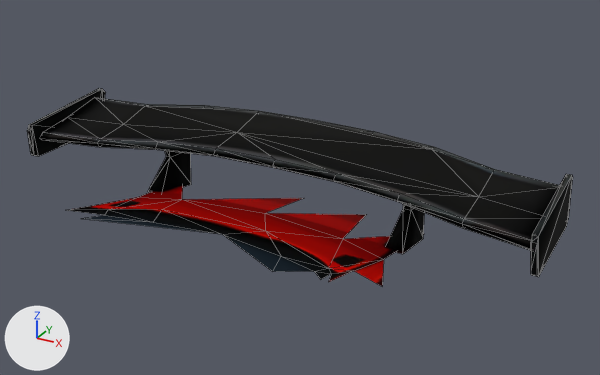
Two versions of the glTF model public/models/parts/blitz-rear_spoiler.glb, one commit apart.
The view is the same before and after, from a camera (50 mm lens) standing at (1.079, -1.697, 1.022) and looking at (0.107, 0.07, 0.138). Lighting does not change. The marker at lower left points along +X, +Y and +Z. The picture after the commit comes second. Mesh edges are drawn as thin lines. Vertices at exactly the same position are counted once.

Objects in the first picture: 'Root'.
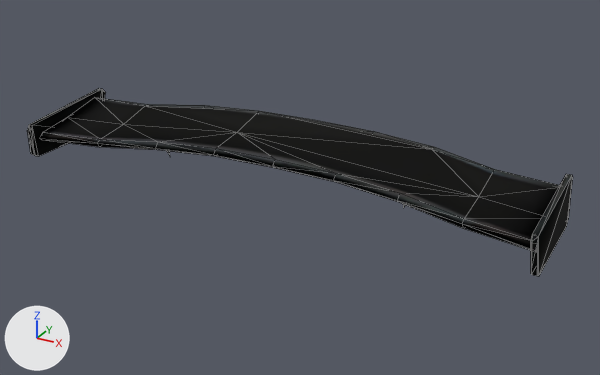
The newer file is also turned or shifted as a whole; pictures and numbers use the older file's frame.

Scene script edits in JSON lines:
```json
{"block": "me_mesh", "where": "# used by ob_root; location = (0.0, 0.0, 0.0)"}
{"block": "me_mesh", "where": "# verts and faces of me_mesh; kept vertices keep their numbers, new ones are numbered from 143"}
{"block": "me_mesh", "where": "# before: 0 (-0.76, -0.02, 0.09) at pixel (35, 155), 1 (-0.76, -0.03, 0.1) at pixel (31, 154), 2 (-0.76, -0.04, 0.11) at pixel (30, 153), 3 (-0.75, -0.03, 0.1) at pixel (34, 155), 5 (-0.74, -0.04, 0.11) at pixel (34, 154)"}
{"block": "me_mesh", "where": "# before: 6 (-0.75, -0.05, 0.19) at pixel (27, 130), 7 (-0.75, -0.02, 0.09) at pixel (38, 156)"}
{"block": "me_mesh", "where": "# before: 126 (0.75, -0.04, 0.11) at pixel (530, 273), 127 (0.75, -0.03, 0.1) at pixel (531, 274), 128 (0.76, -0.04, 0.11) at pixel (537, 275), 129 (0.74, -0.04, 0.2) at pixel (532, 234), 130 (0.76, -0.05, 0.19) at pixel (537, 243)"}
{"block": "me_mesh", "where": "# before: 132 (0.76, -0.03, 0.1) at pixel (537, 276), 133 (0.76, -0.02, 0.09) at pixel (538, 276)"}
{"op": "remove", "block": "me_mesh", "code": "me_mesh.from_pydata(...)  # 143 vertices, 240 faces; spans x -0.76..0.76, y -0.35..0.35, z 0.0..0.23"}
{"op": "add", "block": "me_mesh", "code": "me_mesh.from_pydata(...)  # 103 vertices, 166 faces; spans x -0.76..0.76, y -0.05..0.35, z 0.09..0.23"}
{"block": "me_mesh", "change": "me_mesh part 1: the loose piece of 26 vertices spanning x -0.4..0.45, y -0.35..0.29, z 0.0..0.14 is deleted"}
{"block": "me_mesh", "change": "me_mesh part 2"}
{"op": "add", "block": "me_mesh", "code": "delete_vertices([1])  # with the faces that use them"}
{"op": "add", "block": "me_mesh", "code": "delete_faces([(2, 3, 5), (2, 5, 6), (3, 7, 5)])"}
{"block": "me_mesh", "change": "me_mesh part 3"}
{"block": "me_mesh", "change": "6 vertices are removed from x -0.4..-0.35, y 0.06..0.27, z 0.0..0.11"}
{"block": "me_mesh", "change": "16 faces are deleted"}
{"block": "me_mesh", "change": "me_mesh part 4"}
{"block": "me_mesh", "change": "6 vertices are removed from x 0.36..0.41, y 0.06..0.27, z 0.0..0.11"}
{"block": "me_mesh", "change": "16 faces are deleted"}
{"block": "me_mesh", "change": "me_mesh part 5"}
{"op": "add", "block": "me_mesh", "code": "delete_vertices([132])  # with the faces that use them"}
{"op": "add", "block": "me_mesh", "code": "delete_faces([(126, 127, 128), (126, 129, 127), (126, 128, 130)])"}
```

Where the change shows, as pixel boxes (x1, y1, x2, y2) in the pictures (600 x 375 px):
```json
{"object": "Root", "change": "reshaped", "before": [27, 88, 573, 286], "after": [27, 88, 573, 276]}
{"part": 1, "of": "me_mesh", "change": "deleted", "before": [67, 185, 424, 286], "on screen": "red"}
{"part": 2, "of": "me_mesh", "change": "deleted", "before": [28, 134, 36, 156]}
{"part": 3, "of": "me_mesh", "change": "deleted", "before": [148, 151, 191, 192]}
{"part": 4, "of": "me_mesh", "change": "deleted", "before": [386, 205, 425, 254]}
{"part": 5, "of": "me_mesh", "change": "deleted", "before": [531, 247, 539, 277]}
```
